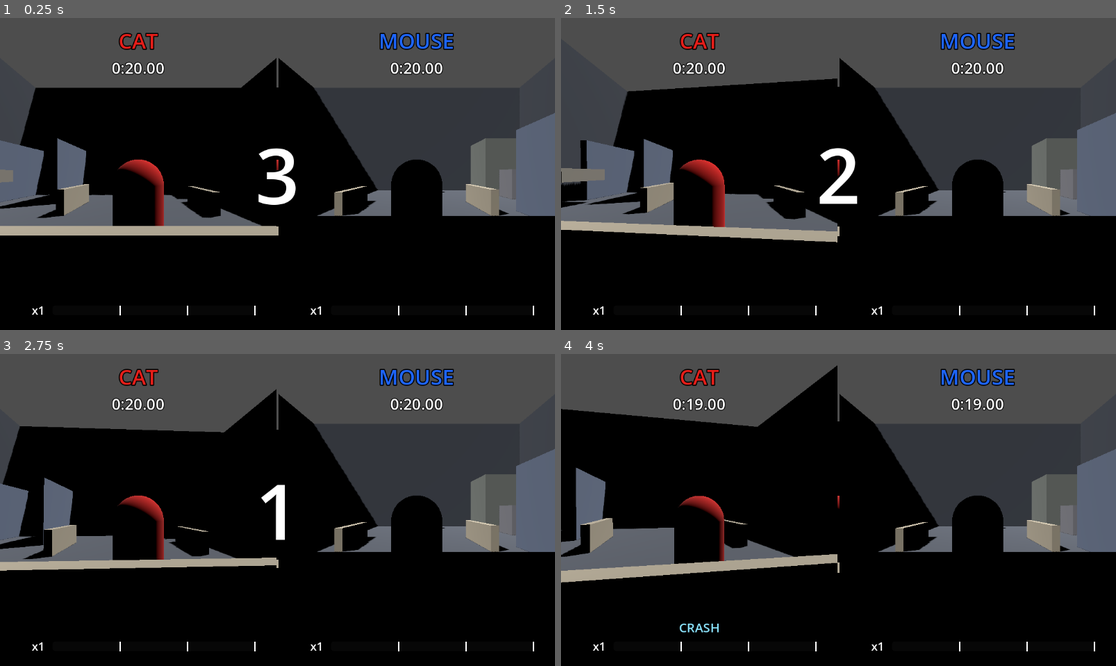
Above: before the commit, frames 1-4 (two rows, left to right).
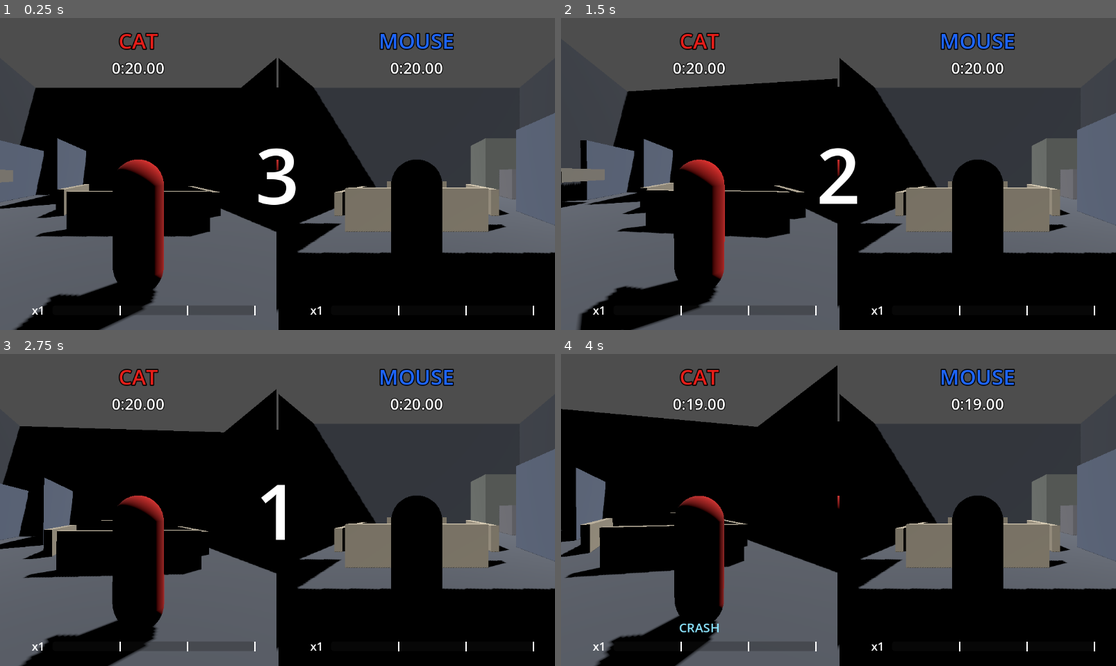
Above: after the commit, the same moments.

Repository: jimmyhag/parkour-duel
Game: Godot game, scene res://game/levels/chase.tscn
Two runs of this game, one before a commit and one after it. Both use one fixed random seed, a clock stepped at 60 frames per second and the inputs below. This scene is started directly instead of the project's main scene.
Inputs (mouse positions are in pixels of both pictures, inside the frame that each line leads up to):
- Up to frame 1 (0.25 s): no input
- Up to frame 2 (1.5 s): tap Enter at 0.5 s; move the mouse to (866, 174) at 0.52 s; hold Up (menu_up) from 0.53 s (still down); tap Space (jump) at 0.6, 0.77, 1.07 s; click (866, 174) at 0.67 s; tap Backspace (restart) at 1.25 s; move the mouse to (810, 174) at 1.27 s; right-click (810, 174) at 1.35 s
- Up to frame 3 (2.75 s): keep holding Up (menu_up); tap Space (jump) at 1.52, 1.55, 1.82, 2.3 s; move the mouse to (288, 503) at 2.02 s; click (288, 503) at 2.1 s
- Up to frame 4 (4 s): keep holding Up (menu_up); tap R (respawn) at 2.75 s; move the mouse to (832, 516) at 2.77 s; tap Ctrl (slide) at 2.85 s; click (832, 516) at 2.92 s; tap Space (jump) at 3.02, 3.05, 3.32, 3.77, 3.8 s; move the mouse to (877, 513) at 3.52 s; tap F (trick) at 3.6 s

The runs differ from the first frame. In frame 1, 19% of the frame differs, in the area x 0-100%, y 52-100%; in frame 2, 20%; in frame 3, 19%; in frame 4, 20%, in the area x 0-100%, y 50-100%.

Commit message:
chase: the West and East low walls at 4 m from the centre, vaulted both ways
At 8 m the enclosure stood 2.15 m past their face, nearer than the farthest
landing of a vault at full speed (docs/specs/vault.md, decision 9). 6.5 m, the
least the tuning asks, would put them against the start points (7 m from the
centre); at 4 m each start keeps 2.5 m of run-up. The chase arena test now
requires the pilot to vault each low wall both ways at top speed
(test_each_low_wall_is_vaulted_both_ways_at_top_speed), red with the walls at
their old place. Recorded in docs/specs/chase-mode.md, choices accepted.

Co-Authored-By: Claude Opus 5.5 <noreply@anthropic.com>

Diff:
--- a/game/levels/chase.tscn
+++ b/game/levels/chase.tscn
@@ -194,7 +194,7 @@
 mesh = SubResource("Mesh_4_0p9_0p3_low_wall")
 
 [node name="West" type="StaticBody3D" parent="Arena/LowWalls"]
-transform = Transform3D(1, 0, 0, 0, 1, 0, 0, 0, 1, -8, 0.55, 0)
+transform = Transform3D(1, 0, 0, 0, 1, 0, 0, 0, 1, -4, 0.55, 0)
 
 [node name="CollisionShape3D" type="CollisionShape3D" parent="Arena/LowWalls/West"]
 shape = SubResource("Shape_0p3_1p1_4_low_wall")
@@ -203,7 +203,7 @@
 mesh = SubResource("Mesh_0p3_1p1_4_low_wall")
 
 [node name="East" type="StaticBody3D" parent="Arena/LowWalls"]
-transform = Transform3D(1, 0, 0, 0, 1, 0, 0, 0, 1, 8, 0.6, 0)
+transform = Transform3D(1, 0, 0, 0, 1, 0, 0, 0, 1, 4, 0.6, 0)
 
 [node name="CollisionShape3D" type="CollisionShape3D" parent="Arena/LowWalls/East"]
 shape = SubResource("Shape_0p3_1p2_4_low_wall")
--- a/tests/test_course_chase.gd
+++ b/tests/test_course_chase.gd
@@ -1,8 +1,8 @@
 extends ReplayTest
 ## The chase (game/levels/chase.tscn) in the real physics, without a screen: its arena,
 ## the contact of the two bodies, the start of a round face to face, the device of each
-## player, and the fall out of the arena. Faster than real time with the same fixed step
-## of 1/60 s (see ReplayTest).
+## player, the fall out of the arena, and its low walls vaulted both ways by the pilot.
+## Faster than real time with the same fixed step of 1/60 s (see ReplayTest).
 
 const CHASE_SCENE: String = "res://game/levels/chase.tscn"
 const ONE: int = Chase.PLAYER_ONE
@@ -33,6 +33,14 @@
 const NEAR: float = 0.05
 ## The precision of a size read from the physics, in m.
 const PRECISION: float = 0.001
+const PLAYER_SCENE: PackedScene = preload("res://game/player/player.tscn")
+## How far from the wall a runner coming from the side of the enclosure starts, at most,
+## in m: room enough to reach its top speed before the wall is within reach.
+const RUN_UP: float = 2.8
+## Steps a run at a low wall lasts at most: well past it.
+const RUN_STEPS: int = 90
+## The share of its top speed a runner has at least as it vaults at it.
+const AT_TOP_SPEED: float = 0.99
 
 
 func after_each() -> void:
@@ -99,6 +107,36 @@
 		assert_true(inside.grow(NEAR).encloses(box), body.name + ": inside the arena")
 
 
+func test_each_low_wall_is_vaulted_both_ways_at_top_speed() -> void:
+	# docs/specs/chase-mode.md, choices accepted after the vault: a low wall of the arena is
+	# vaulted at top speed going out, from the side of the centre, and coming back, from the
+	# side of the enclosure, which stands farther than any vault would land.
+	var chase: Chase = _add_chase()
+	var arena: Node3D = chase.get_node("Arena") as Node3D
+	var inside: AABB = _inside_of(_boxes(arena, "Enclosure", "the enclosure"))
+	var centre: Vector3 = (arena.get_node("Centre") as Node3D).global_position
+	for wall: Node in arena.get_node("LowWalls").get_children():
+		var box: AABB = _box_of(wall as StaticBody3D)
+		var middle: Vector3 = box.get_center()
+		var across: Vector3 = Vector3(signf(middle.x - centre.x), 0.0, 0.0)
+		if box.size.z < box.size.x:
+			across = Vector3(0.0, 0.0, signf(middle.z - centre.z))
+		var half: float = box.size.dot(across.abs()) / 2.0
+		var line: Vector3 = Vector3(middle.x, centre.y, middle.z)
+		var out_start: Vector3 = line - across * (line - centre).dot(across)
+		var room_outside: float = absf((inside.get_center() - line).dot(across))
+		room_outside += inside.size.dot(across.abs()) / 2.0 - half
+		var in_start: Vector3 = line + across * (half + minf(RUN_UP, room_outside - 0.4))
+		var starts: Array[Vector3] = [out_start, in_start]
+		var ways: Array[Vector3] = [across, -across]
+		for run: int in starts.size():
+			var context: String = "%s, %s: " % [wall.name, ["going out", "coming in"][run]]
+			var seen: Array[int] = await _pilot_at(chase, starts[run], ways[run])
+			assert_gt(seen[0], 0, context + "the pilot vaults it")
+			assert_eq(seen[1], 0, context + "without a jump")
+			assert_eq(seen[2], 1, context + "at its top speed")
+
+
 func test_the_contact_of_the_two_bodies_is_observed() -> void:
 	var chase: Chase = _add_chase()
 	await _wait_for_go(chase)
@@ -306,6 +344,30 @@
 		assert_lt(from_its_start, NEAR, context + ": at its start point")
 
 
+## A runner of its own, led by the pilot from `start` the way `way` in the arena of
+## `chase`: the steps it vaulted, the jumps it made, and 1 if it went at its top speed as
+## it started its first vault (0 otherwise).
+func _pilot_at(chase: Chase, start: Vector3, way: Vector3) -> Array[int]:
+	var runner: Player = PLAYER_SCENE.instantiate() as Player
+	chase.add_child(runner)
+	runner.teleport(Transform3D(Basis.looking_at(way), start))
+	await get_tree().physics_frame
+	runner.intent_source = PilotIntentSource.new(runner, way)
+	var seen: Array[int] = [0, 0, 0]
+	var speed: float = 0.0
+	for step: int in RUN_STEPS:
+		await get_tree().physics_frame
+		var vaulting: bool = runner.motor.state == RunnerMotor.State.VAULTING
+		if vaulting and seen[0] == 0:
+			seen[2] = int(speed >= runner.tuning.top_speed * AT_TOP_SPEED)
+		seen[0] += int(vaulting)
+		for event: RunnerEvent in runner.motor.events:
+			seen[1] += int(event.kind == RunnerEvent.Kind.JUMP)
+		speed = Vector2(runner.velocity.x, runner.velocity.z).length()
+	runner.queue_free()
+	return seen
+
+
 func _add_chase() -> Chase:
 	var chase: Chase = (load(CHASE_SCENE) as PackedScene).instantiate() as Chase
 	add_child_autofree(chase)
Not shown, changed: docs/specs/chase-mode.md
